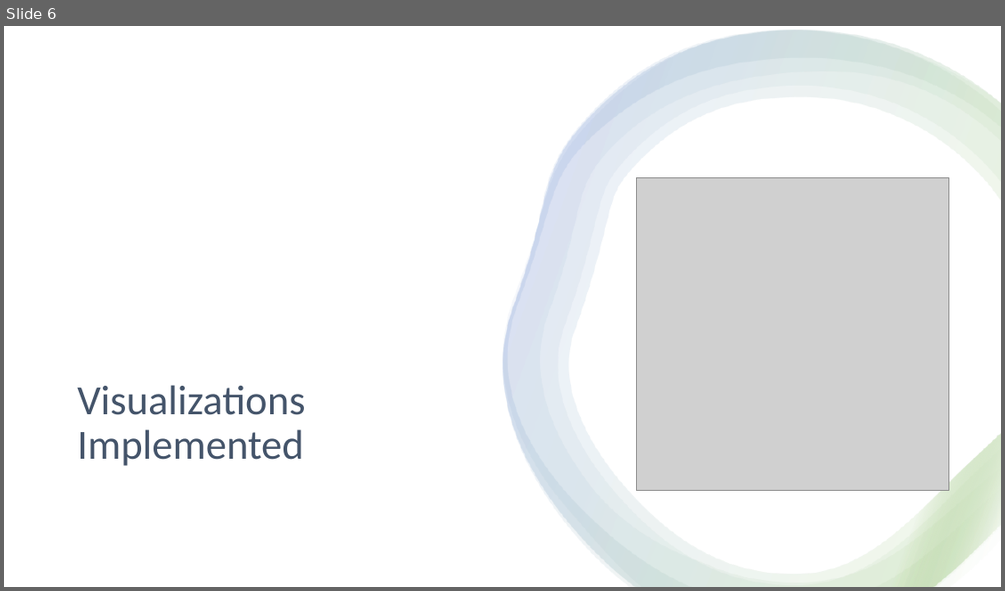
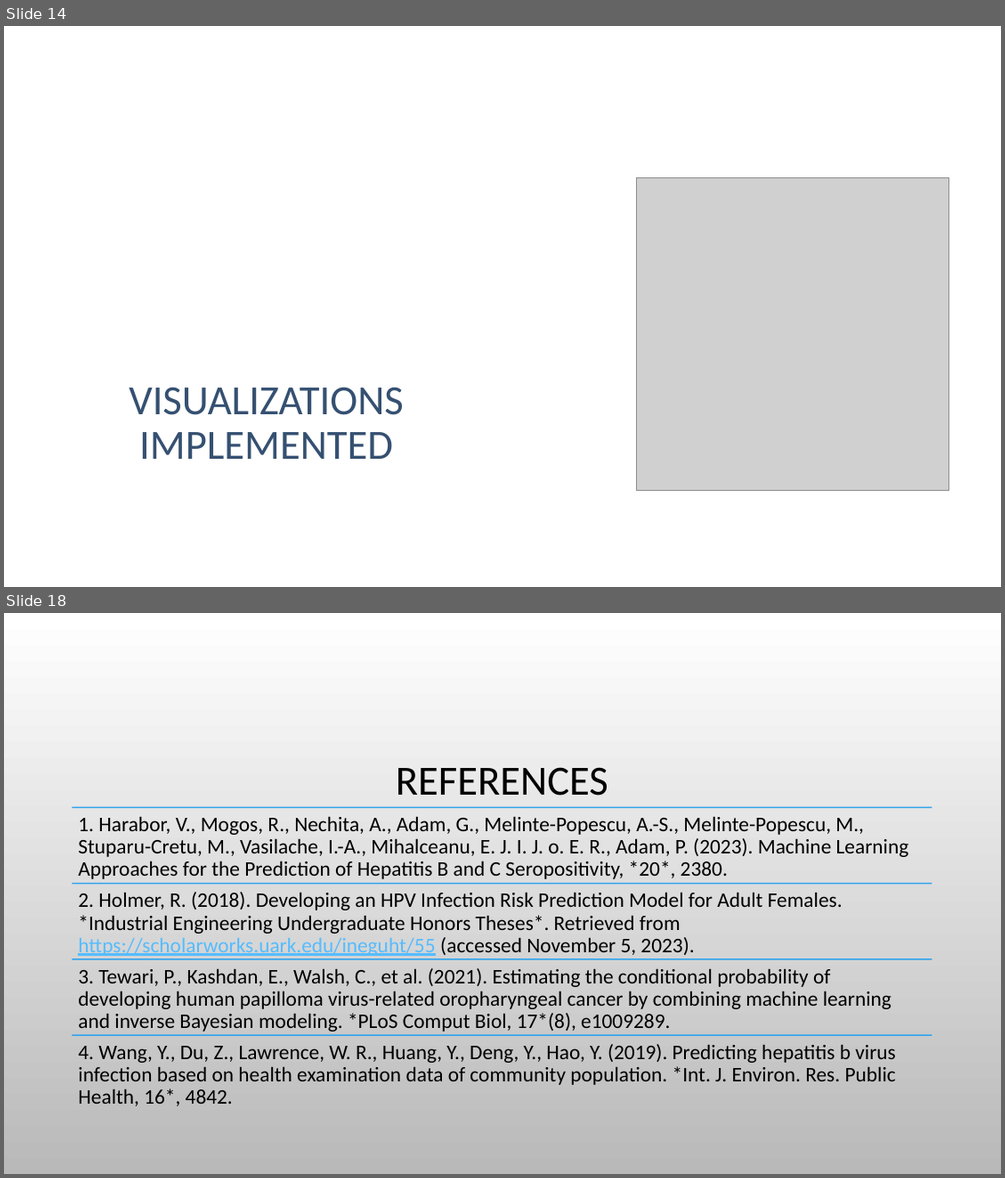
Before and after one commit to johnnie19/NHANES-HBV-Prediction-Analysis, a slide deck: Predictive Model for Chronic Hepatitis B Infection DataDivers.pptx. Shown one above the other, each under a label of ours: slide 6 before the commit, slides 14 and 18 after it; the slides between them are not shown. The pictures are 1005x591 and 1005x1178 pixels, drawn with LibreOffice and Linux fonts; fonts in the diff are those of the drawing; grey boxes stand for pictures; background and template pictures are left out. Boxes give left, top, right and bottom in pixels: in the first picture for what was removed or moved away, otherwise in the second. Text is boxed around its words. In the diff, an @@ line names an element or a change of style, - is before the commit and + after.

```diff
--- a/Predictive Model for Chronic Hepatitis B Infection DataDivers.pptx
+++ b/Predictive Model for Chronic Hepatitis B Infection DataDivers.pptx
@@ slide 18 added at (4, 613, 1001, 1174), background picture (left out) @@
@@ title added at (396, 767, 608, 795), 40 pt, text #000000 @@
+REFERENCES
@@ group added at (72, 807, 932, 1106): 4 lines, 4 texts @@
+1. Harabor, V., Mogos, R., Nechita, A., Adam, G., Melinte-Popescu, A.-S., Melinte-Popescu, M., Stuparu-Cretu, M., Vasilache, I.-A., Mihalceanu, E. J. I. J. o. E. R., Adam, P. (2023). Machine Learning Approaches for the Prediction of Hepatitis B and C Seropositivity, *20*, 2380.
+2. Holmer, R. (2018). Developing an HPV Infection Risk Prediction Model for Adult Females. *Industrial Engineering Undergraduate Honors Theses*. Retrieved from https://scholarworks.uark.edu/ineguht/55 (accessed November 5, 2023).
+3. Tewari, P., Kashdan, E., Walsh, C., et al. (2021). Estimating the conditional probability of developing human papilloma virus-related oropharyngeal cancer by combining machine learning and inverse Bayesian modeling. *PLoS Comput Biol, 17*(8), e1009289.
+4. Wang, Y., Du, Z., Lawrence, W. R., Huang, Y., Deng, Y., Hao, Y. (2019). Predicting hepatitis b virus infection based on health examination data of community population. *Int. J. Environ. Res. Public Health, 16*, 4842.
@@ what was slide 6 is now slide 14 @@
@@ slide 14 changed as well @@
@@ rectangle removed at (4, 26, 1001, 587) @@
@@ group removed at (502, 30, 1001, 587): 4 freeform shapes @@
@@ title at (129, 386, 403, 459): text changed; text colour #44546A to #355071 @@
-Visualizations Implemented
+VISUALIZATIONS IMPLEMENTED
```
Also in this commit, not shown: 5 other slides changed, 11 other slides added, 8 slides removed.
